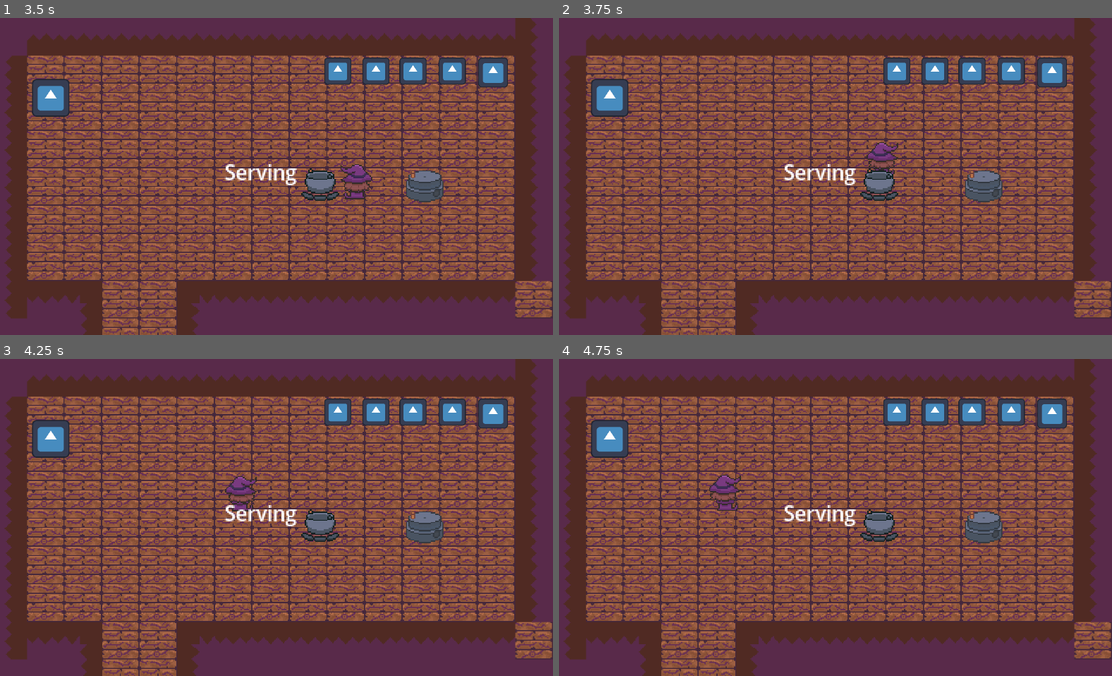
Above: before the commit, frames 1-4 (two rows, left to right).
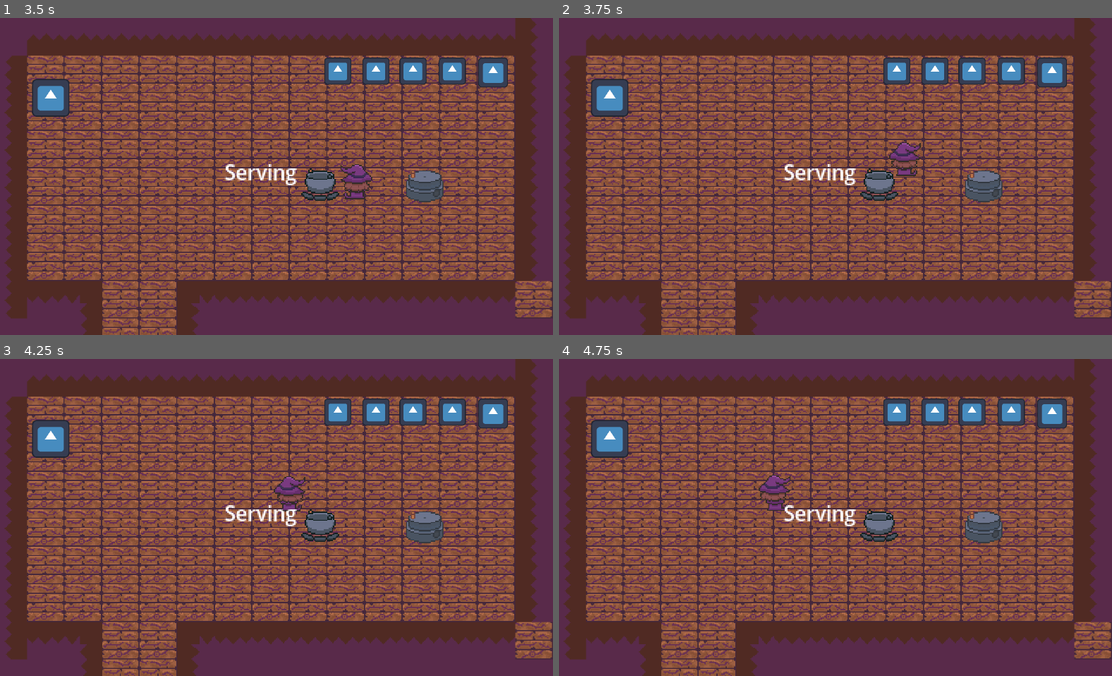
Above: after the commit, the same moments.

Repository: Yatagarasu163/apothecary-allergies
Game: Godot game, scene res://Assets/Scenes/testing_scene.tscn
Two runs of this game, one before a commit and one after it. Both use one fixed random seed, a clock stepped at 60 frames per second and the inputs below. The engine's default icon, where the game draws it, is replaced by a stand-in: a white triangle on a blue panel in a dark square.
Inputs:
- Up to frame 1 (3.5 s): tap Enter at 0.5 s; hold D (WalkRight) 0.53-1.28 s; tap E (Add) at 0.6, 2.85 s; hold S (WalkDown) 1.28-2.03 s; tap Space (Dash) at 1.35 s; hold D (WalkRight) 2.03-2.78 s; tap F (Interact) at 2.1 s; hold W (WalkUp) from 2.78 s (still down)
- Up to frame 2 (3.75 s): release W (WalkUp) at 3.53 s; hold A (WalkLeft) from 3.53 s (still down); tap Space (Dash) at 3.6 s
- Up to frame 3 (4.25 s): keep holding A (WalkLeft)
- Up to frame 4 (4.75 s): keep holding A (WalkLeft); tap F (Interact) at 4.35 s

Frame 1 is identical in both runs. In frame 2, 0.6% of the frame differs, in the area x 55-66%, y 39-50%; in frame 3, 0.8%; in frame 4, 0.8%, in the area x 27-42%, y 36-48%.

Commit message:
visual fix for boiler
there was a line of code that hard coded the position of the ingredient showing up; removed

Diff:
--- a/Assets/Prefabs/Stations/Boiler.tscn
+++ b/Assets/Prefabs/Stations/Boiler.tscn
@@ -53,16 +53,16 @@
 }]
 
 [sub_resource type="RectangleShape2D" id="RectangleShape2D_c5sqm"]
-size = Vector2(224, 187)
+size = Vector2(52.5, 50.375)
 
 [sub_resource type="RectangleShape2D" id="RectangleShape2D_i2c3m"]
-size = Vector2(128, 64)
+size = Vector2(32, 19.75)
 
 [node name="Boiler" type="Node2D" unique_id=1355668019]
+scale = Vector2(4, 4)
 script = ExtResource("1_c5sqm")
 
 [node name="Boiler Sprite" type="AnimatedSprite2D" parent="." unique_id=548914325]
-scale = Vector2(4, 4)
 sprite_frames = SubResource("SpriteFrames_q0oec")
 animation = &"Using"
 frame_progress = 0.08486358
@@ -73,8 +73,8 @@
 shape = SubResource("RectangleShape2D_c5sqm")
 
 [node name="Items" type="Node2D" parent="." unique_id=762423721]
-position = Vector2(0, -50)
-scale = Vector2(2, 2)
+position = Vector2(0, -15)
+scale = Vector2(0.5, 0.5)
 
 [node name="Item" type="Sprite2D" parent="Items" unique_id=900082432]
 texture = ExtResource("3_i2c3m")
@@ -82,7 +82,7 @@
 [node name="StaticBody2D" type="StaticBody2D" parent="." unique_id=635866809]
 
 [node name="CollisionShape2D" type="CollisionShape2D" parent="StaticBody2D" unique_id=1949838909]
-position = Vector2(0, 32)
+position = Vector2(0, 6.125)
 shape = SubResource("RectangleShape2D_i2c3m")
 
 [connection signal="body_entered" from="Collision Detector" to="." method="body_entered"]
--- a/Assets/Scenes/Main_Level.tscn
+++ b/Assets/Scenes/Main_Level.tscn
@@ -1,14 +1,12 @@
 [gd_scene format=3 uid="uid://cjhhn3uwnoqc3"]
 
-[ext_resource type="PackedScene" uid="uid://b8pcqjalon378" path="res://Assets/Prefabs/Player.tscn" id="1_n6ix6"]
-[ext_resource type="PackedScene" uid="uid://b40l382tqoc3" path="res://Assets/Prefabs/Pestle.tscn" id="2_0of8k"]
+[ext_resource type="PackedScene" uid="uid://crw08vlyljkh7" path="res://Assets/Prefabs/player.tscn" id="1_n6ix6"]
+[ext_resource type="PackedScene" uid="uid://b40l382tqoc3" path="res://Assets/Prefabs/Stations/Pestle.tscn" id="2_0of8k"]
 
 [node name="MainLevel" type="Node2D" unique_id=1153300467]
 
 [node name="Player" parent="." unique_id=1739173272 instance=ExtResource("1_n6ix6")]
 position = Vector2(398, 214)
-scale = Vector2(0.5, 0.5)
-speed = 350
 
 [node name="Pestle" parent="." unique_id=205812332 instance=ExtResource("2_0of8k")]
 position = Vector2(636, 319)
--- a/Assets/Scenes/testing_scene.tscn
+++ b/Assets/Scenes/testing_scene.tscn
@@ -2,14 +2,14 @@
 
 [ext_resource type="PackedScene" uid="uid://crw08vlyljkh7" path="res://Assets/Prefabs/player.tscn" id="1_k6s54"]
 [ext_resource type="Script" uid="uid://c47eytvl5xbe0" path="res://Assets/Scripts/roomCamTrigger.gd" id="2_7tmfp"]
-[ext_resource type="PackedScene" uid="uid://b40l382tqoc3" path="res://Assets/Prefabs/Pestle.tscn" id="4_oceud"]
+[ext_resource type="PackedScene" uid="uid://b40l382tqoc3" path="res://Assets/Prefabs/Stations/Pestle.tscn" id="4_oceud"]
 [ext_resource type="Texture2D" uid="uid://dt312itx5pv75" path="res://Assets/Sprites/Tileset/floor tile.png" id="5_4h7gu"]
 [ext_resource type="PackedScene" uid="uid://d2oj4bhdh1lim" path="res://Assets/Prefabs/Stations/Rubbish.tscn" id="5_mepfo"]
 [ext_resource type="PackedScene" uid="uid://c8g1k6fsab7t8" path="res://Assets/Prefabs/Camera.tscn" id="5_rpgfy"]
 [ext_resource type="PackedScene" uid="uid://cvvf61erirt5j" path="res://Assets/Prefabs/Stations/Crate.tscn" id="6_03ung"]
 [ext_resource type="PackedScene" uid="uid://b7yo08pgjog3l" path="res://Assets/Prefabs/Stations/Boiler.tscn" id="8_mepfo"]
 [ext_resource type="PackedScene" uid="uid://dvrksvj06ahdt" path="res://Assets/Prefabs/patient_spawner.tscn" id="8_p7uqy"]
-[ext_resource type="PackedScene" uid="uid://lku2iex7kybq" path="res://Assets/Prefabs/Recipe Book.tscn" id="10_35qsv"]
+[ext_resource type="PackedScene" uid="uid://lku2iex7kybq" path="res://Assets/Prefabs/Stations/Recipe Book.tscn" id="10_35qsv"]
 [ext_resource type="Texture2D" uid="uid://b5wpd8gidikdk" path="res://Assets/Sprites/Tileset/walls.png" id="10_yem8g"]
 
 [sub_resource type="RectangleShape2D" id="RectangleShape2D_eegtx"]
--- a/Assets/Scripts/Stations/boiler.gd
+++ b/Assets/Scripts/Stations/boiler.gd
@@ -65,8 +65,6 @@
 		0:
 			item.visible = false;
 		1:
-			item.position.x = 0;
-			item.position.y = -75;
 			item.visible = true;
 
 func check_player_interaction() -> void:
--- a/Assets/Scripts/pestle.gd
+++ b/Assets/Scripts/pestle.gd
@@ -62,7 +62,6 @@
 	if items_to_grind.size() < 1:
 		print("Not enough items to grind!")
 		return
-
 
 	var key = get_recipe_key(items_to_grind);
 
Renamed: Assets/Prefabs/Pestle.tscn -> Assets/Prefabs/Stations/Pestle.tscn
Renamed: Assets/Prefabs/Recipe Book.tscn -> Assets/Prefabs/Stations/Recipe Book.tscn
